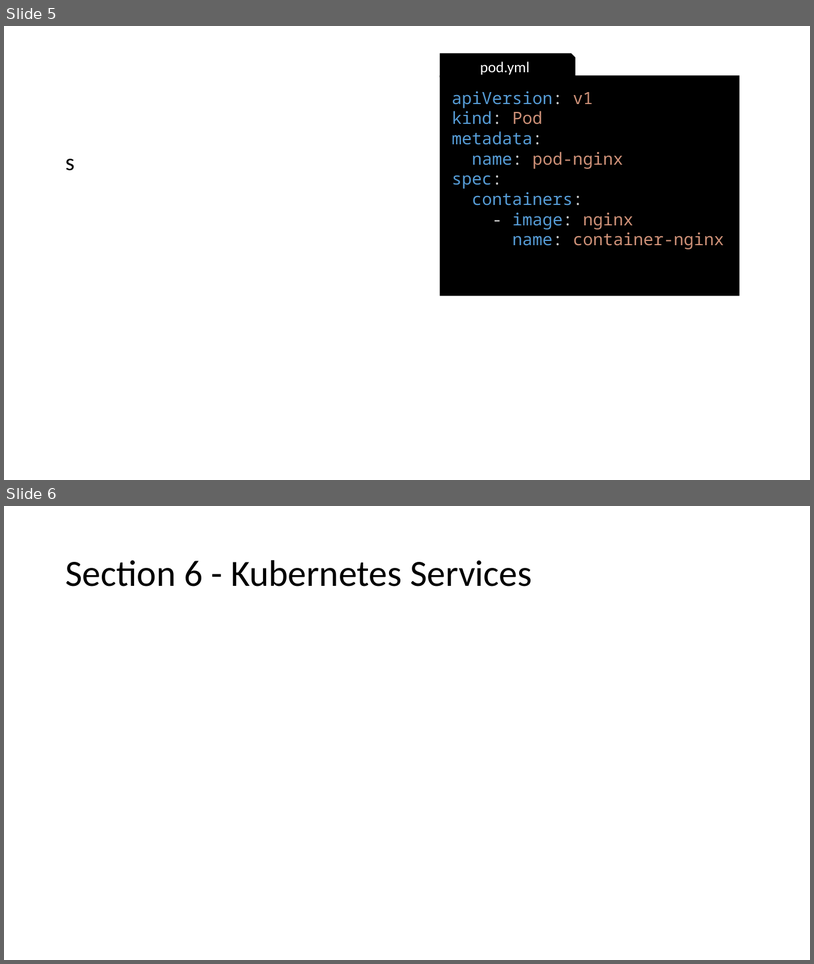
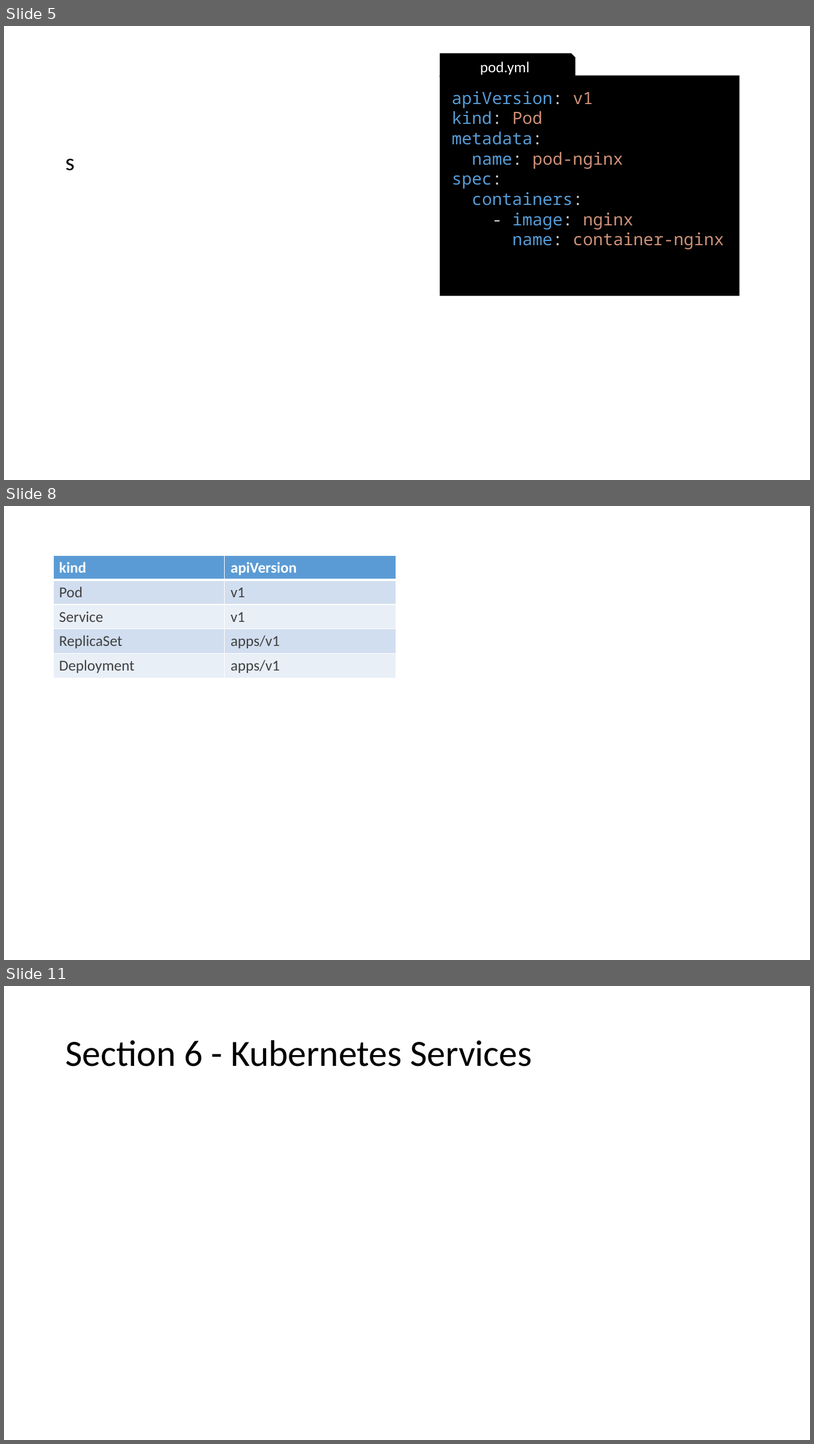
Before and after one commit to gerassimos/kgs, a slide deck: docs/images/slides_images.pptx. Shown one above the other, each under a label of ours: slides 5 and 6 before the commit, slides 5, 8 and 11 after it; the slides between them are not shown. The pictures are 814x964 and 814x1444 pixels, drawn with LibreOffice and Linux fonts; fonts in the diff are those of the drawing. Boxes give left, top, right and bottom in pixels: in the first picture for what was removed or moved away, otherwise in the second. Text is boxed around its words. In the diff, an @@ line names an element or a change of style, - is before the commit and + after.

```diff
--- a/docs/images/slides_images.pptx
+++ b/docs/images/slides_images.pptx
@@ slide 8 added at [4,506,810,960], background #FFFFFF @@
@@ table added at [53,556,396,676], 5 rows, 2 columns @@
+kind | apiVersion
+Pod | v1
+Service | v1
+ReplicaSet | apps/v1
+Deployment | apps/v1
@@ what was slide 6 is now slide 11 @@
```
Also in this commit, not shown: 4 other slides added, 7 other files.
